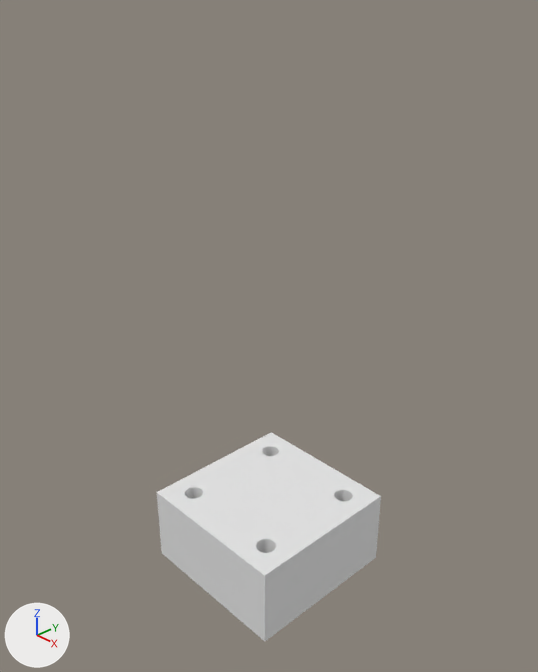
One commit to the Blender file blender/handler.blend: the scene before it, then after it.
One viewpoint serves both versions: a 50 mm lens placed at (0.0979, -0.0632, 0.0963), pointed at (0.0148, 0.0153, 0.0406). The axes (+X, +Y, +Z) are drawn at lower left. The lights are the same throughout.

The first picture shows '底座'.
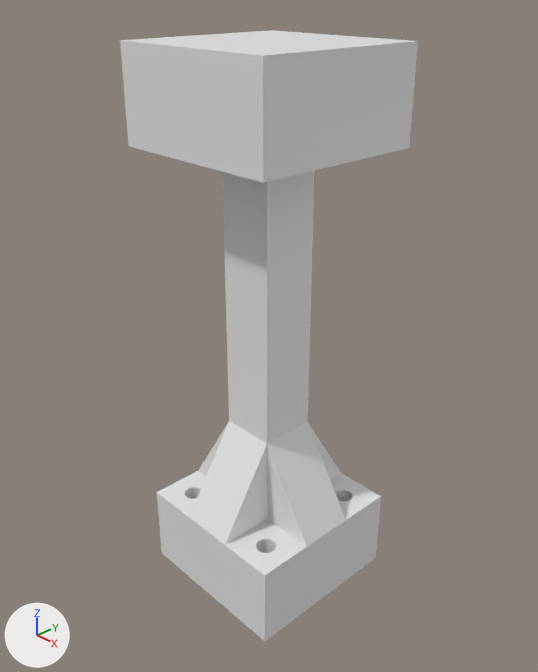
The change, as a list of edits to the scene's bpy script:
```text
Change me_立方体_012:
    used by ob_底座; location = (0.015, 0.015, 0.0); scale = (1.0, 1.0, 0.5)
    remove me_立方体_012.from_pydata(...)  # 8 vertices, 6 faces; spans x -0.015..0.015, y -0.015..0.015, z -0.015..0.015
    add me_立方体_012.from_pydata(...)  # 42 vertices, 47 faces; spans x -0.015..0.015, y -0.015..0.015, z -0.015..0.145
    me_立方体_012 part 1
    4 faces are deleted
    22 vertices are added at x -0.015..0.015, y -0.015..0.015, z 0.015..0.145
    12 new vertices lie (0.01, 0.0, 0.0) away from vertices in x -0.015..-0.005, y -0.015..0.015, z 0.015..0.145
    45 new faces join them
Change ob_载物台:
    ob_载物台.location: (0.015, 0.015, 0.0) -> (0.015, 0.015, 0.08)
    remove ob_载物台.hide_set(True)
```

Boxes [x1, y1, x2, y2] around the edits, measured in the pictures (538 x 672 px):
'底座', reshaped (124% taller): before [157, 432, 381, 641]; after [157, 171, 381, 641]
'载物台', shown: after [120, 30, 418, 183]
